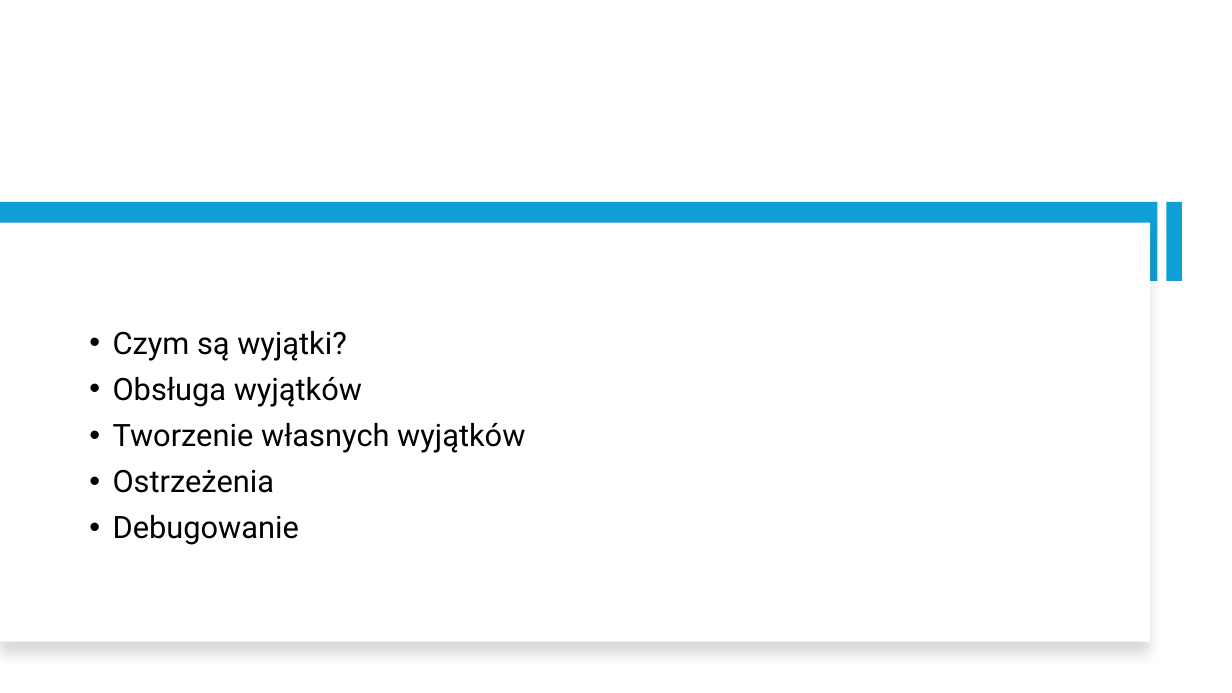
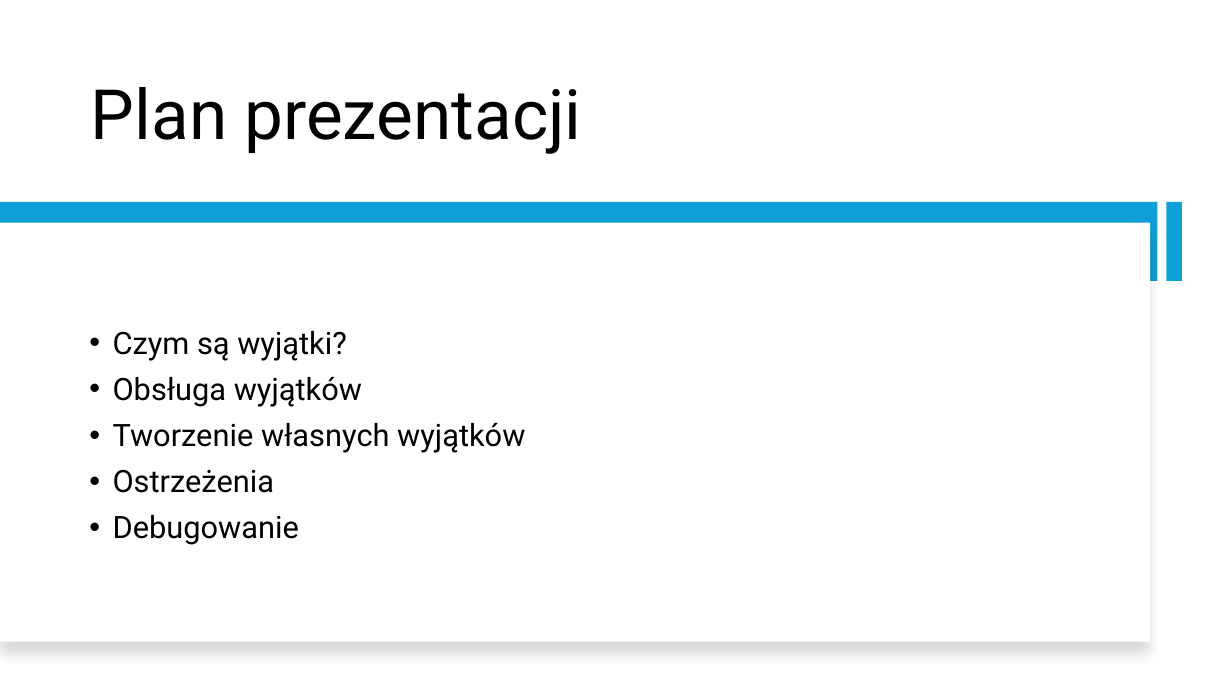
Before and after one commit to kirilol-ok/Python-jpwp, a slide deck: slide 2 of prezentacja.pptx. Drawn at 1232x693 pixels with LibreOffice and Linux fonts; fonts in the diff are those of the drawing. Boxes give left, top, right and bottom in pixels: in the first picture for what was removed or moved away, otherwise in the second. Text is boxed around its words. In the diff, an @@ line names an element or a change of style, - is before the commit and + after.

```diff
--- a/prezentacja.pptx
+++ b/prezentacja.pptx
@@ title added at (91, 87, 582, 154), 54 pt, text #000000 @@
+Plan prezentacji
```
